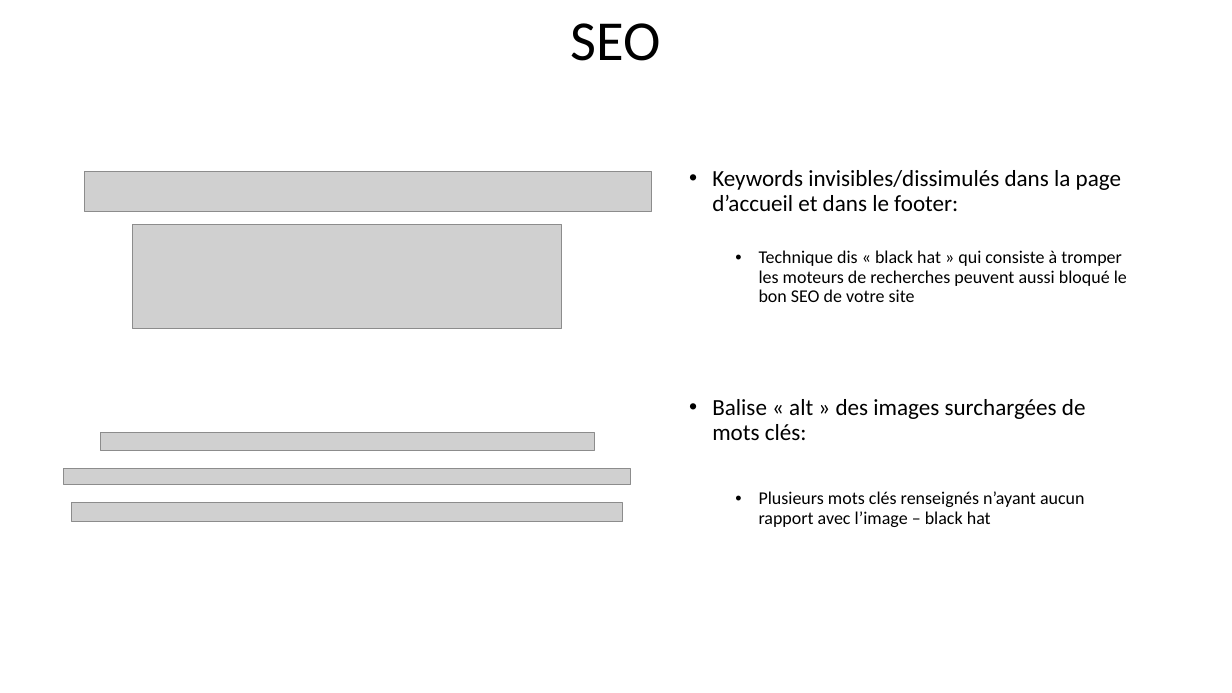
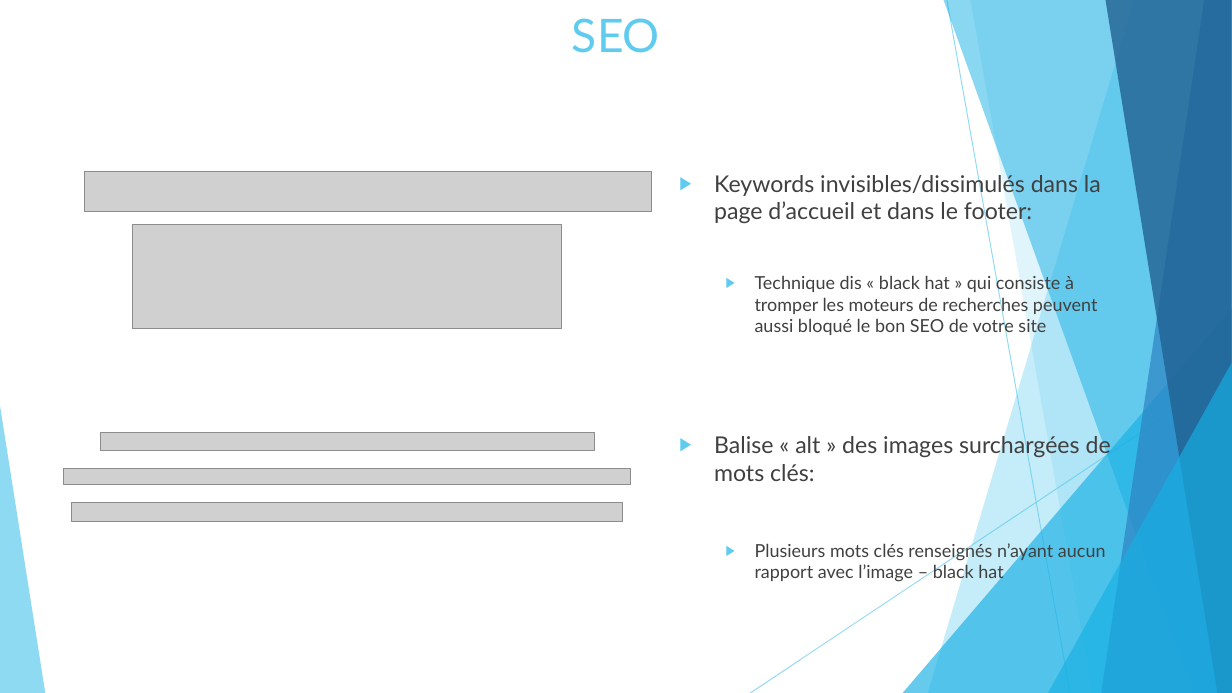
Before and after one commit to KinguBaka/TarikAboulhouda_4_16122020, a slide deck: slide 10 of Optimisez_un_site_web_existant.pptx. Drawn at 1232x693 pixels with LibreOffice and Linux fonts; fonts in the diff are those of the drawing; grey boxes stand for pictures. Boxes give left, top, right and bottom in pixels: in the first picture for what was removed or moved away, otherwise in the second. Text is boxed around its words. In the diff, an @@ line names an element or a change of style, - is before the commit and + after.

```diff
--- a/Optimisez_un_site_web_existant.pptx
+++ b/Optimisez_un_site_web_existant.pptx
@@ title "SEO" at [572, 18, 660, 53]: size 44 to 36 pt, font Calibri to Lato, text colour #000000 to #5FCBEF; line spacing 0.9 to 1; vertical alignment middle to top @@
@@ text "Keywords invisibles/dissimulés dans la page ..." at [714, 171, 1111, 583]: font Calibri to Lato, text colour #000000 to #404040; bullet • to ▶; line spacing 0.9 to 1; more space between paragraphs @@
@@ group added at [0, 0, 1232, 693]: 5 freeform shapes, 3 triangles, 2 lines @@
```
Also in this commit, not shown: 12 other slides changed, 3 slides added, 1 slide removed, 1 other file.
